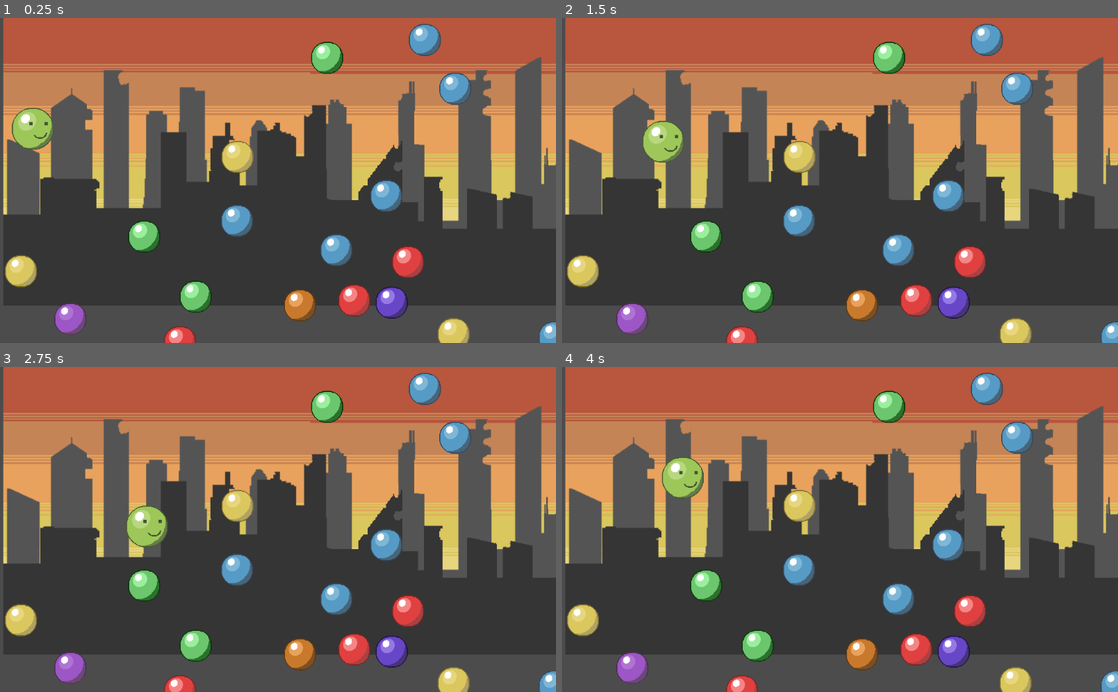
Above: before the commit, frames 1-4 (two rows, left to right).
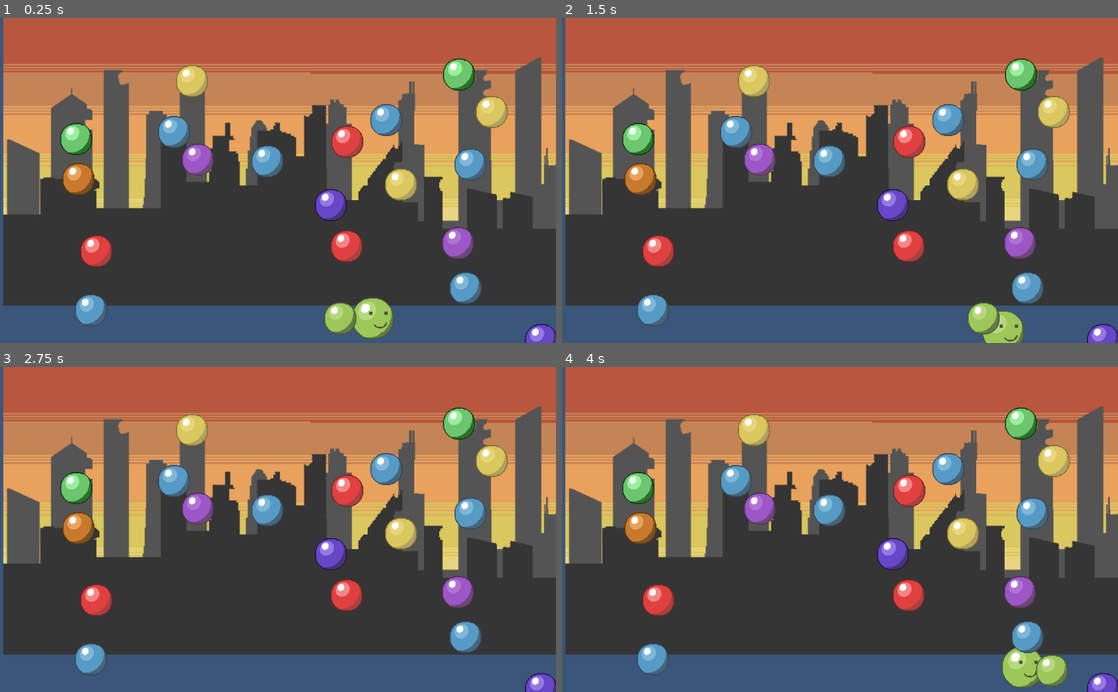
Above: after the commit, the same moments.

Repository: rockade92/SpaceWorm
Game: Godot game, scene res://Scenes/Game.tscn
Same seed, same stepped clock (60 frames per second), same inputs: the game is played once before the commit and once after it.
Inputs:
- Up to frame 1 (0.25 s): no input
- Up to frame 2 (1.5 s): hold Right (ui_right) 0.53-1.28 s; hold Down (ui_down) from 1.28 s (still down)
- Up to frame 3 (2.75 s): release Down (ui_down) at 2.03 s; hold Right (ui_right) from 2.03 s (still down)
- Up to frame 4 (4 s): release Right (ui_right) at 2.78 s; hold Up (ui_up) 2.78-3.53 s; hold Left (ui_left) from 3.53 s (still down)

The runs differ from the first frame. In frame 1, 26% of the frame differs, in the area x 0-100%, y 0-100%; in frame 2, 26%; in frame 3, 26%; in frame 4, 26%.

Commit message:
Menu, Enemy spawn, small fixes

Diff:
--- /dev/null
+++ b/SpaceWorm/Scenes/Buttons/I don't know.tscn
@@ -0,0 +1,9 @@
+[gd_scene load_steps=2 format=2]
+
+[ext_resource path="res://Scenes/Buttons/MenuButton.tscn" type="PackedScene" id=1]
+
+[node name="Yes" instance=ExtResource( 1 )]
+
+[node name="Label" parent="." index="0"]
+custom_colors/font_color_shadow = Color( 0.792157, 0.690196, 0.215686, 1 )
+text = "I don't know...you choose!"
--- /dev/null
+++ b/SpaceWorm/Scenes/Buttons/MenuButton.tscn
@@ -0,0 +1,19 @@
+[gd_scene load_steps=2 format=2]
+
+[ext_resource path="res://Scenes/Buttons/kongtext24.tres" type="DynamicFont" id=1]
+
+[node name="Yes" type="Button"]
+margin_right = 664.0
+margin_bottom = 30.0
+rect_min_size = Vector2( 300, 25 )
+flat = true
+
+[node name="Label" type="Label" parent="."]
+anchor_right = 1.0
+anchor_bottom = 1.0
+rect_min_size = Vector2( 300, 25 )
+custom_fonts/font = ExtResource( 1 )
+custom_colors/font_color_shadow = Color( 0.792157, 0.215686, 0.215686, 1 )
+custom_constants/shadow_offset_x = 2
+custom_constants/shadow_offset_y = 2
+text = "LABEL"
--- /dev/null
+++ b/SpaceWorm/Scenes/Buttons/NO.tscn
@@ -0,0 +1,9 @@
+[gd_scene load_steps=2 format=2]
+
+[ext_resource path="res://Scenes/Buttons/MenuButton.tscn" type="PackedScene" id=1]
+
+[node name="NO" instance=ExtResource( 1 )]
+
+[node name="Label" parent="." index="0"]
+custom_colors/font_color_shadow = Color( 0.215686, 0.576471, 0.792157, 1 )
+text = "HELL NO!"
--- /dev/null
+++ b/SpaceWorm/Scenes/Buttons/TitleScreen.tscn
@@ -0,0 +1,67 @@
+[gd_scene load_steps=7 format=2]
+
+[ext_resource path="res://Scenes/Buttons/kongtext24.tres" type="DynamicFont" id=1]
+[ext_resource path="res://csm_G058_BS_Rapportdaten_b94fd415ce.jpg" type="Texture" id=2]
+[ext_resource path="res://Scenes/Buttons/NO.tscn" type="PackedScene" id=3]
+[ext_resource path="res://Scenes/Buttons/YES.tscn" type="PackedScene" id=4]
+[ext_resource path="res://Scenes/Buttons/I don't know.tscn" type="PackedScene" id=5]
+
+[sub_resource type="Theme" id=1]
+
+[node name="TitleScreen" type="Control"]
+anchor_right = 1.0
+anchor_bottom = 1.0
+
+[node name="Menu" type="VBoxContainer" parent="."]
+margin_left = 120.0
+margin_top = 80.0
+margin_right = 784.0
+margin_bottom = 440.0
+theme = SubResource( 1 )
+
+[node name="Title" type="Label" parent="Menu"]
+margin_right = 756.0
+margin_bottom = 77.0
+size_flags_vertical = 5
+custom_fonts/font = ExtResource( 1 )
+custom_colors/font_color_shadow = Color( 0.141176, 0.129412, 0.129412, 1 )
+custom_constants/shadow_offset_x = 3
+custom_constants/shadow_offset_y = 3
+text = "You died, mothafuka!
+You want to continue?"
+
+[node name="TextureRect" type="TextureRect" parent="Menu"]
+margin_top = 81.0
+margin_right = 756.0
+margin_bottom = 81.0
+texture = ExtResource( 2 )
+expand = true
+
+[node name="centerRox" type="HBoxContainer" parent="Menu"]
+margin_top = 85.0
+margin_right = 756.0
+margin_bottom = 360.0
+size_flags_vertical = 3
+
+[node name="Buttons" type="VBoxContainer" parent="Menu/centerRox"]
+margin_right = 756.0
+margin_bottom = 275.0
+size_flags_horizontal = 3
+size_flags_vertical = 3
+custom_constants/separation = 20
+alignment = 1
+
+[node name="NO" parent="Menu/centerRox/Buttons" instance=ExtResource( 3 )]
+margin_top = 80.0
+margin_right = 756.0
+margin_bottom = 105.0
+
+[node name="Yes" parent="Menu/centerRox/Buttons" instance=ExtResource( 4 )]
+margin_top = 125.0
+margin_right = 756.0
+margin_bottom = 150.0
+
+[node name="Yes2" parent="Menu/centerRox/Buttons" instance=ExtResource( 5 )]
+margin_top = 170.0
+margin_right = 756.0
+margin_bottom = 195.0
--- /dev/null
+++ b/SpaceWorm/Scenes/Buttons/YES.tscn
@@ -0,0 +1,10 @@
+[gd_scene load_steps=2 format=2]
+
+[ext_resource path="res://Scenes/Buttons/MenuButton.tscn" type="PackedScene" id=1]
+
+[node name="Yes" instance=ExtResource( 1 )]
+
+[node name="Label" parent="." index="0"]
+margin_left = 0.418121
+margin_right = 0.418091
+text = "HELL YES!"
--- /dev/null
+++ b/SpaceWorm/Scenes/Buttons/kongtext18.tres
@@ -0,0 +1,7 @@
+[gd_resource type="DynamicFont" load_steps=2 format=2]
+
+[ext_resource path="res://Assets/Fonts/kongtext.ttf" type="DynamicFontData" id=1]
+
+[resource]
+size = 18
+font_data = ExtResource( 1 )
--- /dev/null
+++ b/SpaceWorm/Scenes/Buttons/kongtext24.tres
@@ -0,0 +1,7 @@
+[gd_resource type="DynamicFont" load_steps=2 format=2]
+
+[ext_resource path="res://Assets/Fonts/kongtext.ttf" type="DynamicFontData" id=1]
+
+[resource]
+size = 36
+font_data = ExtResource( 1 )
--- /dev/null
+++ b/SpaceWorm/Scenes/Enemy.tscn
@@ -0,0 +1,9 @@
+[gd_scene format=2]
+
+[node name="Node2D" type="Node2D"]
+
+[node name="enemy" type="Area2D" parent="."]
+
+[node name="Sprite" type="Sprite" parent="enemy"]
+
+[node name="CollisionShape2D" type="CollisionShape2D" parent="enemy"]
--- a/SpaceWorm/Scenes/Game.tscn
+++ b/SpaceWorm/Scenes/Game.tscn
@@ -1,9 +1,10 @@
-[gd_scene load_steps=5 format=2]
+[gd_scene load_steps=6 format=2]
 
 [ext_resource path="res://Scripts/Game.gd" type="Script" id=1]
 [ext_resource path="res://Assets/Levels/1_Earth/buildingsBackground.png" type="Texture" id=2]
 [ext_resource path="res://Scenes/Factory.tscn" type="PackedScene" id=3]
 [ext_resource path="res://Scenes/Snake.tscn" type="PackedScene" id=4]
+[ext_resource path="res://Scenes/Enemy.tscn" type="PackedScene" id=5]
 
 [node name="Game" type="Node2D"]
 script = ExtResource( 1 )
@@ -46,6 +47,11 @@
 [node name="snake" parent="." instance=ExtResource( 4 )]
 position = Vector2( 126.515, 194.533 )
 
+[node name="Node2D" parent="." instance=ExtResource( 5 )]
+
 [connection signal="object_overlap" from="Factory" to="." method="_on_Factory_object_overlap"]
+[connection signal="area_entered" from="Node2D/enemy" to="." method="enemy_area_entered"]
 
 [editable path="Factory"]
+
+[editable path="Node2D"]
--- /dev/null
+++ b/SpaceWorm/Scenes/LadyBug.tscn
@@ -0,0 +1,16 @@
+[gd_scene load_steps=4 format=2]
+
+[ext_resource path="res://Scenes/Enemy.tscn" type="PackedScene" id=1]
+[ext_resource path="res://Assets/Enemies/ladybug2.png" type="Texture" id=2]
+
+[sub_resource type="CircleShape2D" id=1]
+
+[node name="Node2D" index="0" instance=ExtResource( 1 )]
+
+[node name="Sprite" parent="enemy" index="0"]
+texture = ExtResource( 2 )
+
+[node name="CollisionShape2D" parent="enemy" index="1"]
+position = Vector2( -12.3203, -1.54002 )
+scale = Vector2( 3.7, 3.2 )
+shape = SubResource( 1 )
--- a/SpaceWorm/Scripts/Factory.gd
+++ b/SpaceWorm/Scripts/Factory.gd
@@ -53,7 +53,7 @@
 func _area_overlap_(area):
 	var objName = area.get_child(0).name
 	print ("overlap area ",area.name , " child name ",objName)
-	if(area.name != "Player"  ):
+	if(area.name != "head"  ):
 		emit_signal("object_overlap",(objName))
-		print ("signal")
+		print ("delete fruit", area.name)
 		area.free()
--- a/SpaceWorm/Scripts/Game.gd
+++ b/SpaceWorm/Scripts/Game.gd
@@ -1,34 +1,53 @@
 extends Node2D
 
 onready var factoryInstance = preload("res://Scenes/Factory.tscn").instance()
-onready var viewportX = get_viewport_rect().size.x
-onready var viewportY = get_viewport_rect().size.y
+onready var enemy = preload("res://Scenes/LadyBug.tscn")
+
+onready var viewportX = int( get_viewport_rect().size.x )
+onready var viewportY = int( get_viewport_rect().size.y )
+
+onready var spawnMaxX = viewportX - 100
+onready var spawnMaxY = viewportY - 100
+
+var spawnMinX = 100
+var spawnMinY = 100
+
+var mapMaxX = 6020
+var mapMaxY = 1200
 
 func _ready():
+	print (viewportX, " ", viewportY)
 	startSpawn()
+	disconect_signals()
+	add_enemy()
+
 	pass
+func disconect_signals():
+	print("disconect")
+	factoryInstance.disconnect("object_overlap",self,"_on_Factory_object_overlap")
 
 func spawn_next_fruit_and_tail():
-	if ( has_node("snake" )):
-		get_node("snake").add_tail()
+	if ( get_node_or_null("snake" ) !=  null ):
+		$"snake".add_tail()
+		print ("has node")
 
 func startSpawn():
-	var headX = utils.get_random_number(10 ,30 )
-	var headY = utils.get_random_number(100, 150 )
+	var headX = utils.get_random_number(spawnMinX ,spawnMaxX )
+	var headY = utils.get_random_number(spawnMinY, spawnMaxY )
 	spawnSnake(headX, headY)
-	var y = utils.get_random_number(20, 7)
+	var y = utils.get_random_number(10, 20)
 	for i in range (y):
 		var coordinates = getCoordinatesOutsideOfSnake(headX, headY)
 		createFruit(coordinates[0] ,coordinates[1])
 
 func spawnSnake(headX, headY) -> void:
-	get_node("snake").position = Vector2(headX, headY)
-	add_child(get_node("snake"))
-	#addTail
+	if ( get_node_or_null("snake" ) !=  null ):
+		$"snake".position = Vector2(headX, headY)
+	$"snake".add_tail()
 
 func getCoordinatesOutsideOfSnake(headX, headY) :
-	var newX = utils.get_random_number((viewportX as int)-30 ,30 )
-	var newY = utils.get_random_number((viewportY as int)-30 ,30 )
+	var newX = utils.get_random_number( spawnMinX ,spawnMaxX )
+	var newY = utils.get_random_number( spawnMinY, spawnMaxY )
 
 	while ( !(newX < headX - 200 || newX > headX + 80 || newY < headY - 80 || newY > headY + 80) ):
 		if (!(newX < (headX - 200) || newX > (headX + 80))):
@@ -40,12 +59,21 @@
 	return [newX, newY]
 
 func createFruit(fruitX ,fruitY):
-	var fruitType = utils.get_random_number(7, 0)
+	var fruitType = utils.get_random_number(0, 7)
 	var newFruit = factoryInstance.generate_element(fruitType)
 	newFruit.position = Vector2(fruitX ,fruitY)
+	print ("new fruit position ",fruitX, "  ", fruitY )
 	factoryInstance.connect("object_overlap",self,"_on_Factory_object_overlap")
 	add_child(newFruit)
 
+func add_enemy():
+	var inst = enemy.instance()
+	add_child(inst)
+	var posX = utils.get_random_number(spawnMinX ,spawnMaxX )
+	var posY =  utils.get_random_number(spawnMinY ,spawnMaxY )
+	print ("gangac! ", posX , "  ", posY)
+	inst.position = Vector2(posX, posY)
+	inst.connect("enemy_area_entered", self, "spawn_next_enemy_remove_tail")
 
 
 func _on_Factory_object_overlap(objName):
@@ -53,3 +81,7 @@
 		var snakeCoordinates = get_node("snake").position
 		var coordinates = getCoordinatesOutsideOfSnake(snakeCoordinates.x, snakeCoordinates.y)
 		createFruit(coordinates[0] ,coordinates[1])
+
+
+func enemy_area_entered(area):
+	pass # Replace with function body.
--- a/SpaceWorm/Scripts/Snake.gd
+++ b/SpaceWorm/Scripts/Snake.gd
@@ -1,5 +1,6 @@
 extends Node2D
 
+var MenuScene = preload("res://Scenes/Buttons/TitleScreen.tscn")
 var direction = Vector2(2,0)
 const gap = -20
 #var next_tail_dir = Vector2(1,0)
@@ -29,13 +30,14 @@
 	if(prev_dir != direction):
 		prev_dir = direction
 		dir_change = true
-	#if ( get_node_or_null("snake" ) != null ):
-	var head_pos = get_node("head").position
-	get_node("head").position += direction
 
-	if(dir_change):
-		for i in range(1,get_child_count()):
-			get_child(i).add_to_tail(head_pos, direction)
+	if ( get_node_or_null("head" ) != null ):
+		var head_pos = get_node("head").position
+		get_node("head").position += direction
+
+		if(dir_change):
+			for i in range(1,get_child_count()):
+				get_child(i).add_to_tail(head_pos, direction)
 
 func add_tail():
 	var inst = tail.instance()
@@ -53,5 +55,14 @@
 	add_child_below_node(  prev_tail, inst)
 
 func remove_tail():
-	var tail = get_child(get_child_count()-1 )
-	tail.queue_free()
+	print("nr of children: ", get_child_count())
+	if ( get_child_count() > 3 ):
+		var tail = get_child(get_child_count()-1 )
+		tail.queue_free()
+	else:
+		die_and_stop_game()
+
+func die_and_stop_game():
+	print ("died")
+	get_node("head").queue_free()
+	get_tree().get_root().add_child(MenuScene)
--- a/SpaceWorm/Scripts/utils.gd
+++ b/SpaceWorm/Scripts/utils.gd
@@ -3,7 +3,7 @@
 extends Node
 
 
-func get_random_number(MAX, MIN):
+func get_random_number(MIN, MAX):
 	randomize()
 	var num = randi()%(MAX) + MIN
 	return num
--- a/SpaceWorm/project.godot
+++ b/SpaceWorm/project.godot
@@ -32,4 +32,5 @@
 
 [rendering]
 
+environment/default_clear_color=Color( 0.231373, 0.341176, 0.482353, 1 )
 environment/default_environment="res://default_env.tres"
Binary file added: SpaceWorm/Assets/Enemies/ladybug2.png
Not shown, added: SpaceWorm/Assets/Enemies/ladybug2.png.import
Binary file added: SpaceWorm/Assets/Fonts/kongtext.ttf
Binary file added: SpaceWorm/csm_G058_BS_Rapportdaten_b94fd415ce.jpg
Not shown, added: SpaceWorm/csm_G058_BS_Rapportdaten_b94fd415ce.jpg.import
Not shown, added: Important!!.txt
